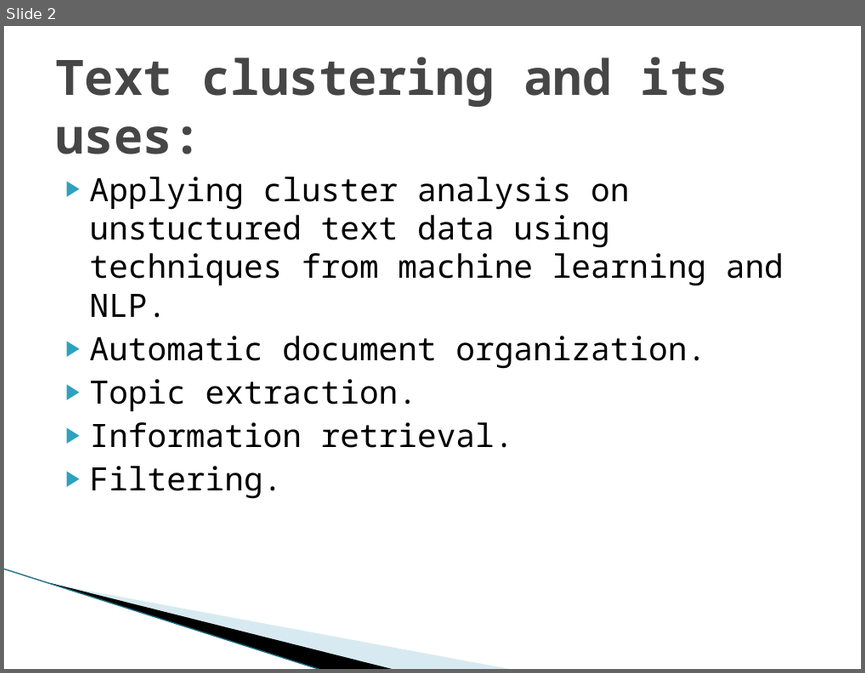
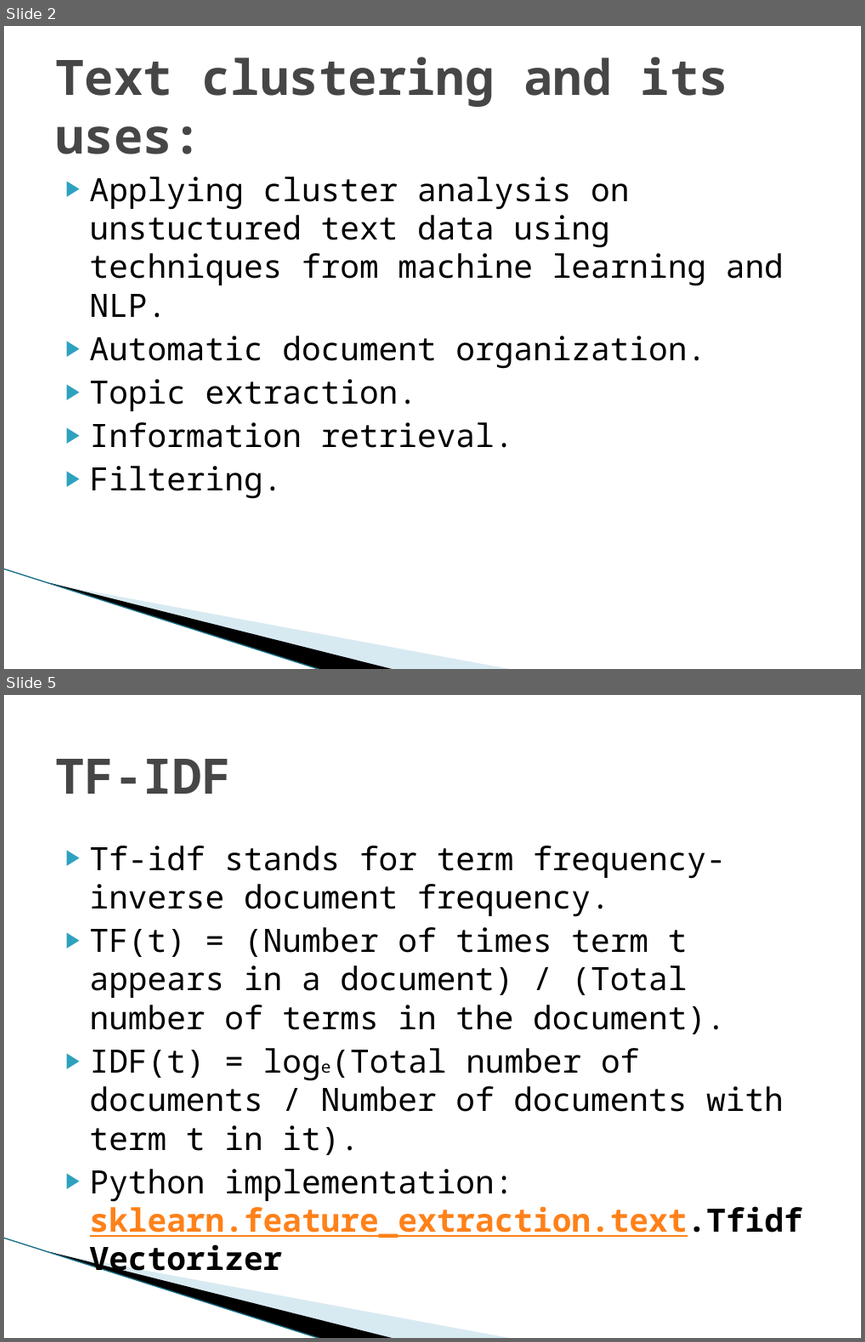
Before and after one commit to Ray784/mini_project, a slide deck: Project ppt.pptx. Shown one above the other, each under a label of ours: slide 2 before the commit, slides 2 and 5 after it; the slides between them are not shown. The pictures are 865x673 and 865x1342 pixels, drawn with LibreOffice and Linux fonts; fonts in the diff are those of the drawing; background and template pictures are left out. Boxes give left, top, right and bottom in pixels: in the first picture for what was removed or moved away, otherwise in the second. Text is boxed around its words. In the diff, an @@ line names an element or a change of style, - is before the commit and + after.

```diff
--- a/Project ppt.pptx
+++ b/Project ppt.pptx
@@ slide 5 added at [4, 695, 861, 1338], background #FFFFFF; not listed: 3 template elements that a slide beside it also shows @@
@@ title added at [55, 759, 231, 794], 41 pt, text #464646, bold @@
+TF-IDF
@@ text added at [90, 845, 803, 1237], 27 pt, text #000000 @@
+▶ Tf-idf stands for term frequency-inverse document frequency.
+▶ TF(t) = (Number of times term t appears in a document) / (Total number of terms in the document).
+▶ IDF(t) = loge(Total number of documents / Number of documents with term t in it).
+▶ Python implementation: sklearn.feature_extraction.text.TfidfVectorizer
```
Also in this commit, not shown: 2 slides changed, 3 other slides added, 3 other files.
